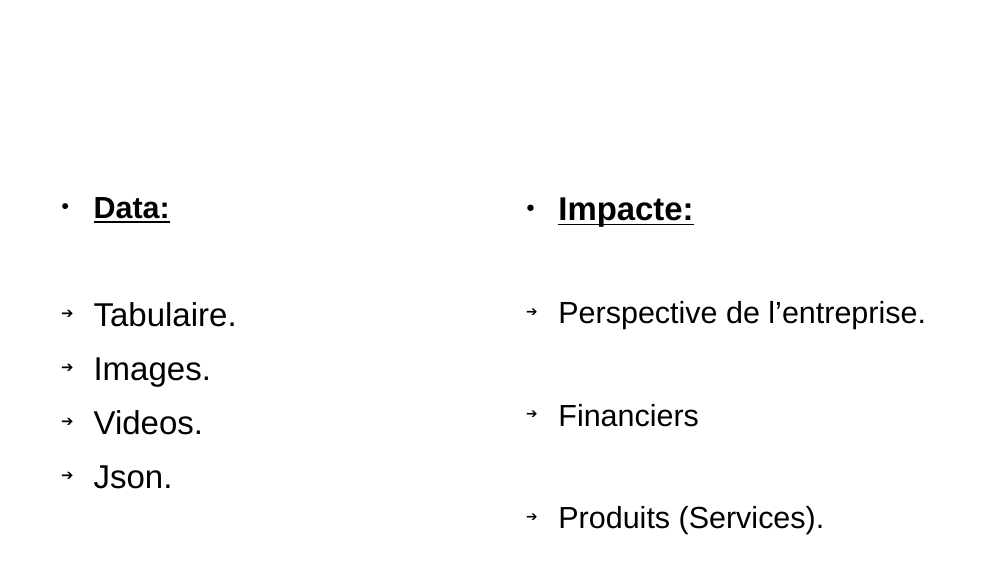
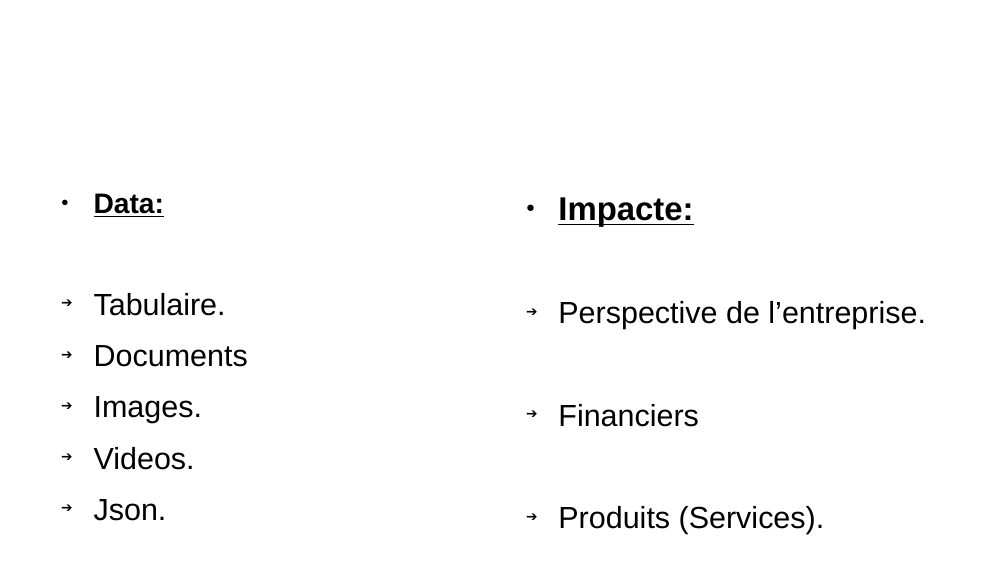
Before and after one commit to hanibounoua/R-ladies_Algiers_meetup, a slide deck: slide 5 of Presentation_R_ladies.odp. Drawn at 1008x567 pixels with LibreOffice and Linux fonts; fonts in the diff are those of the drawing; background and template pictures are left out. Boxes give left, top, right and bottom in pixels: in the first picture for what was removed or moved away, otherwise in the second. Text is boxed around its words. In the diff, an @@ line names an element or a change of style, - is before the commit and + after.

```diff
--- a/Presentation_R_ladies.odp
+++ b/Presentation_R_ladies.odp
@@ text at box(94, 193, 226, 521): size 24 to 22.2 pt in "Data:"; size 26 to 24.1 pt in "Tabulaire.", "Images.", "Videos.", "Json." @@
@@ text at box(94, 345, 248, 367): paragraph added @@
+➔ Documents
```
Also in this commit, not shown: 1 other slide changed.
